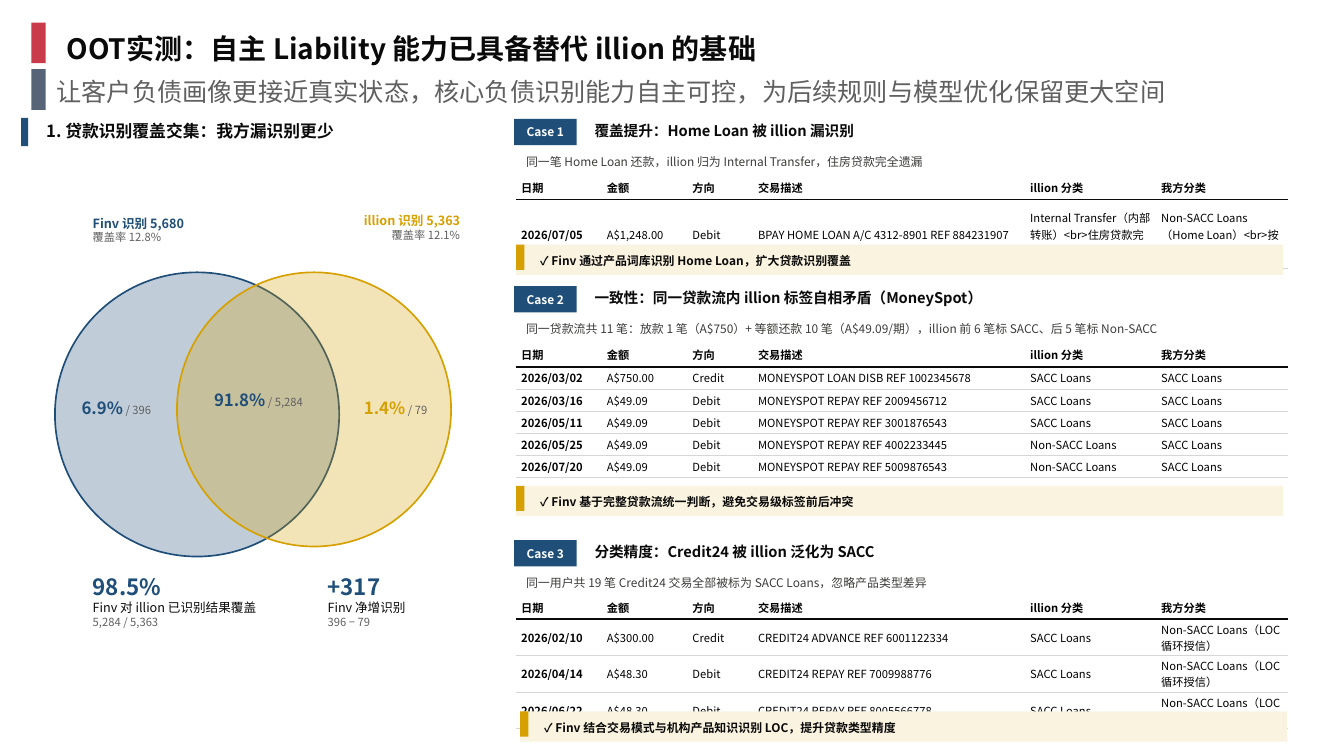
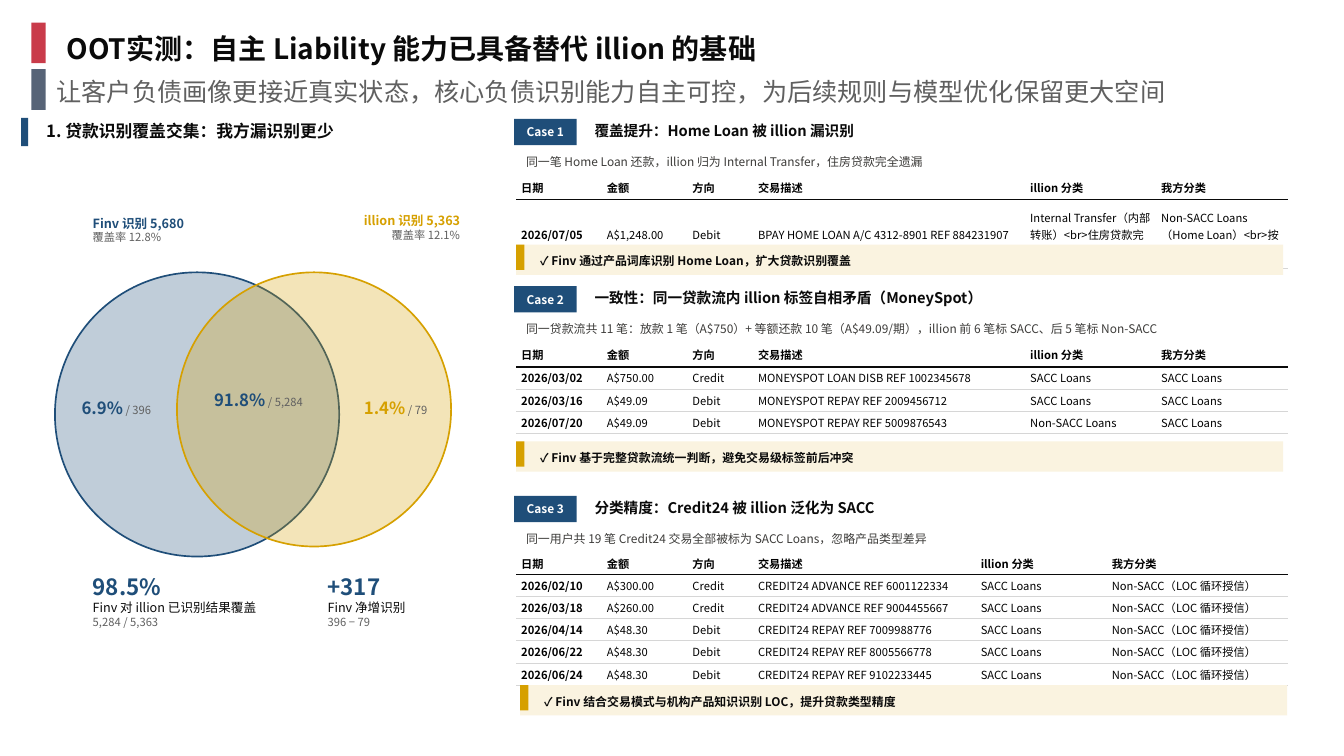
Before and after one commit to EliamZhang/AI-report-materials---August-13th, a slide deck: slide 4 of 银行流水分享_V2.0.pptx. Drawn at 1344x756 pixels with LibreOffice and Linux fonts; fonts in the diff are those of the drawing; background and template pictures are left out. Boxes give left, top, right and bottom in pixels: in the first picture for what was removed or moved away, otherwise in the second. Text is boxed around its words. In the diff, an @@ line names an element or a change of style, - is before the commit and + after.

Commit message:
银行流水分享 V2.0 第 4 页 case 调整：Case 2 表格删 2 行（6→4 行，保留放款+SACC 还款+Non-SACC 还款的矛盾证据），Case 3 表格增 2 行（4→6 行，新增再放款 A$260 + 再还款 A$48.30 体现 LOC 循环授信），col6 文案精简为 Non-SACC（LOC 循环授信）并加宽至 1.80"，case 区整体重排消除空白

```diff
--- a/银行流水分享_V2.0.pptx
+++ b/银行流水分享_V2.0.pptx
@@ table at [516, 343, 1289, 434] @@
-row 4: 2026/05/11 | A$49.09 | Debit | MONEYSPOT REPAY REF 3001876543 | SACC Loans | SACC Loans
-row 5: 2026/05/25 | A$49.09 | Debit | MONEYSPOT REPAY REF 4002233445 | Non-SACC Loans | SACC Loans
@@ 4 texts, 3 rectangles: place and size @@
-4 texts, 3 rectangles at [514, 486, 1284, 588]
+4 texts, 3 rectangles at [514, 442, 1284, 544]
@@ table at [516, 553, 1289, 686] @@
-row 2: 2026/02/10 | A$300.00 | Credit | CREDIT24 ADVANCE REF 6001122334 | SACC Loans | Non-SACC Loans（LOC 循环授信）
-row 3: 2026/04/14 | A$48.30 | Debit | CREDIT24 REPAY REF 7009988776 | SACC Loans | Non-SACC Loans（LOC 循环授信）
-row 4: 2026/06/22 | A$48.30 | Debit | CREDIT24 REPAY REF 8005566778 | SACC Loans | Non-SACC Loans（LOC 循环授信）
+row 2: 2026/02/10 | A$300.00 | Credit | CREDIT24 ADVANCE REF 6001122334 | SACC Loans | Non-SACC（LOC 循环授信）
+row 3: 2026/03/18 | A$260.00 | Credit | CREDIT24 ADVANCE REF 9004455667 | SACC Loans | Non-SACC（LOC 循环授信）
+row 4: 2026/04/14 | A$48.30 | Debit | CREDIT24 REPAY REF 7009988776 | SACC Loans | Non-SACC（LOC 循环授信）
+row 5: 2026/06/22 | A$48.30 | Debit | CREDIT24 REPAY REF 8005566778 | SACC Loans | Non-SACC（LOC 循环授信）
+row 6: 2026/06/24 | A$48.30 | Debit | CREDIT24 REPAY REF 9102233445 | SACC Loans | Non-SACC（LOC 循环授信）
@@ table: place and size @@
-table at [516, 597, 1289, 722]
+table at [516, 553, 1289, 686]
@@ 2 rectangles, 1 text: place and size @@
-2 rectangles, 1 text at [520, 712, 1288, 742]
+2 rectangles, 1 text at [520, 686, 1288, 716]
```
